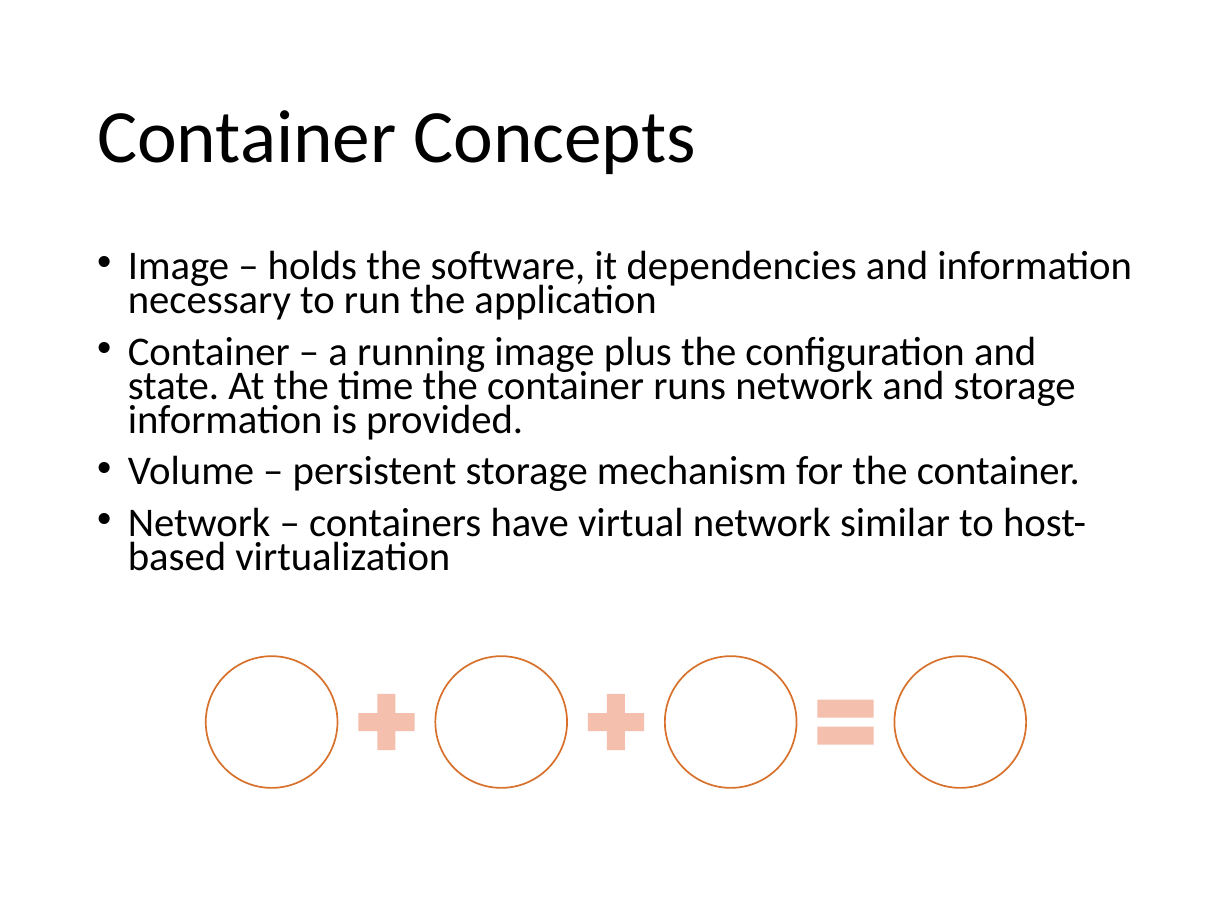
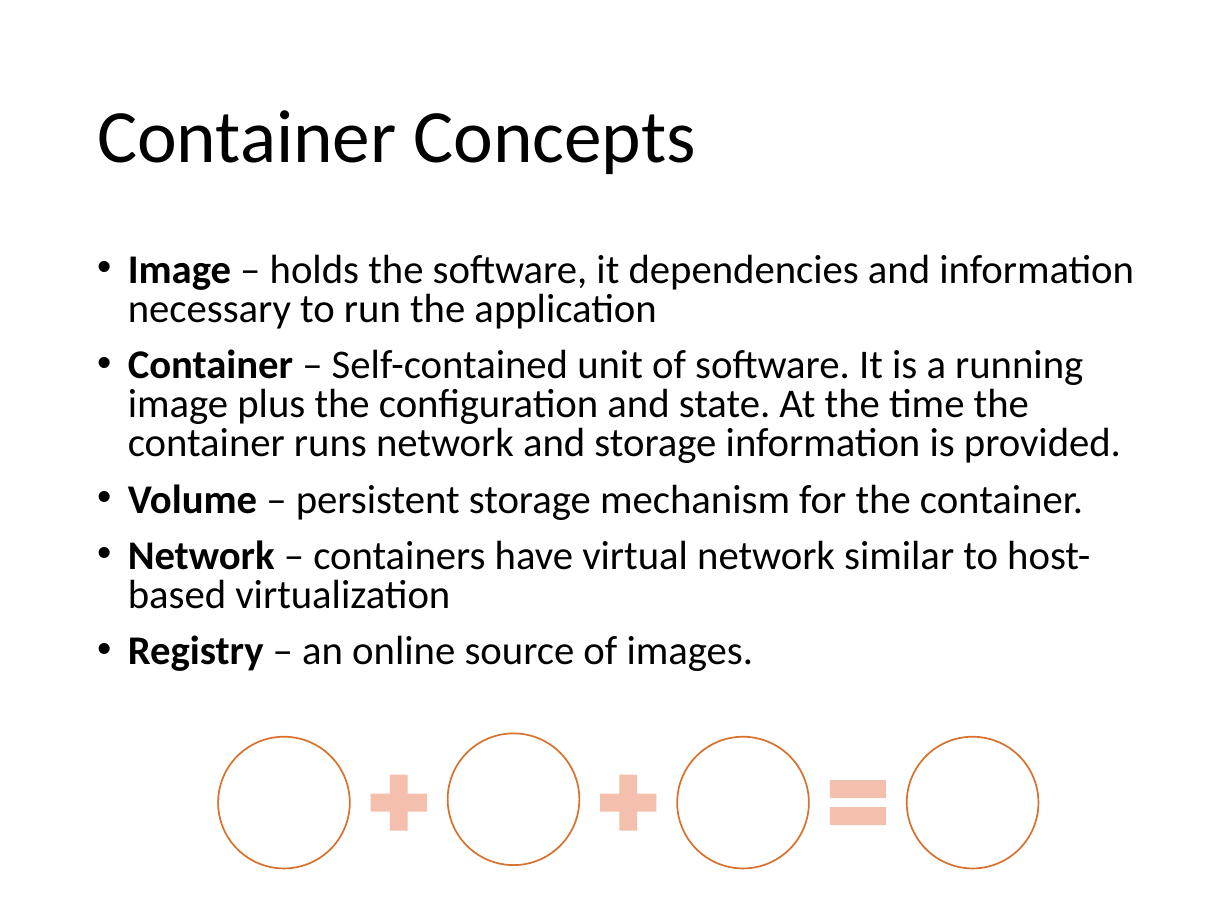
Before and after one commit to orstewar/ist346-content, a slide deck: slide 26 of content/reading-06-virtualization-containerization.pptx (slide 25 before the commit). Drawn at 1232x924 pixels with LibreOffice and Linux fonts; fonts in the diff are those of the drawing. Boxes give left, top, right and bottom in pixels: in the first picture for what was removed or moved away, otherwise in the second. Text is boxed around its words. In the diff, an @@ line names an element or a change of style, - is before the commit and + after.

```diff
--- a/content/reading-06-virtualization-containerization.pptx
+++ b/content/reading-06-virtualization-containerization.pptx
@@ text at (128,254,1134,609): bold on in "Image", "Volume", "Network"; line spacing 0.7 to 0.8 @@
@@ text at (128,349,1121,463): text changed @@
-• Container – a running image plus the configuration and state. At the time the container runs network and storage information is provided.
+• Container – Self-contained unit of software. It is a running image plus the configuration and state. At the time the container runs network and storage information is provided.
@@ text at (128,635,754,671): paragraph added @@
+• Registry – an online source of images.
@@ ellipse: place and size @@
-ellipse at (435,657,567,788)
+ellipse at (447,733,579,865)
@@ ellipse: place and size @@
-ellipse at (665,657,797,788)
+ellipse at (678,737,809,869)
@@ ellipse: place and size @@
-ellipse at (894,657,1026,788)
+ellipse at (907,737,1039,869)
@@ 2 plus signs, 1 ellipse, 1 math equal: place and size @@
-2 plus signs, 1 ellipse, 1 math equal at (206,657,883,788)
+2 plus signs, 1 ellipse, 1 math equal at (218,737,896,869)
```
Also in this commit, not shown: 21 other slides changed, 2 slides added, 15 other files.
